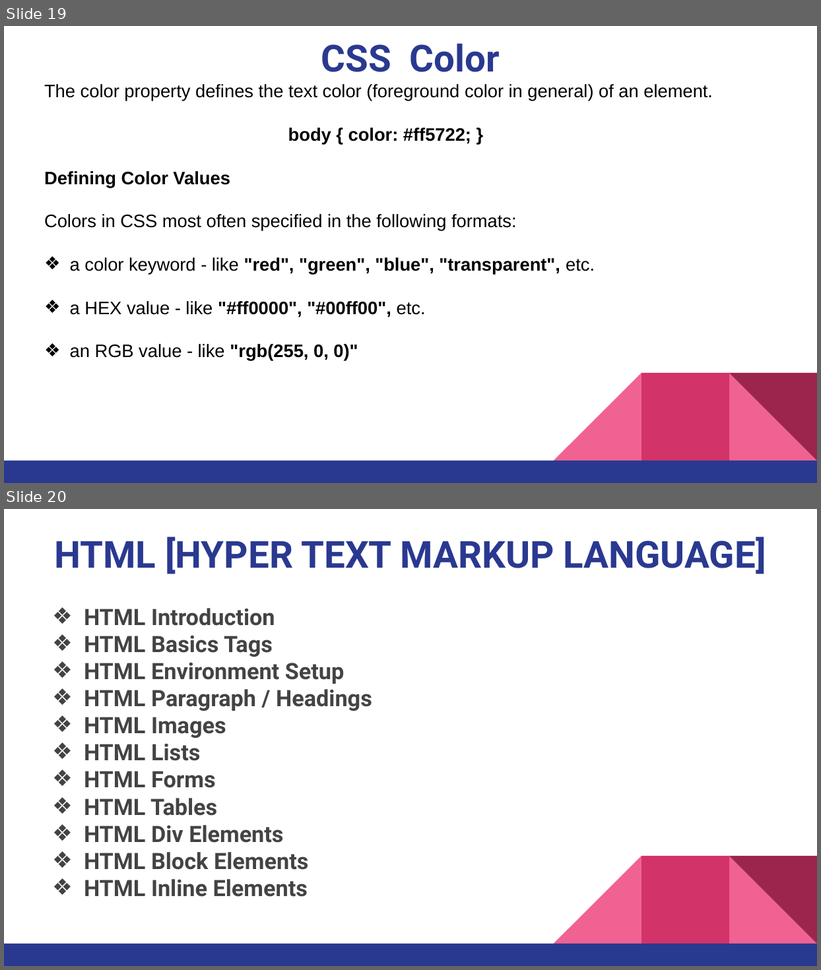
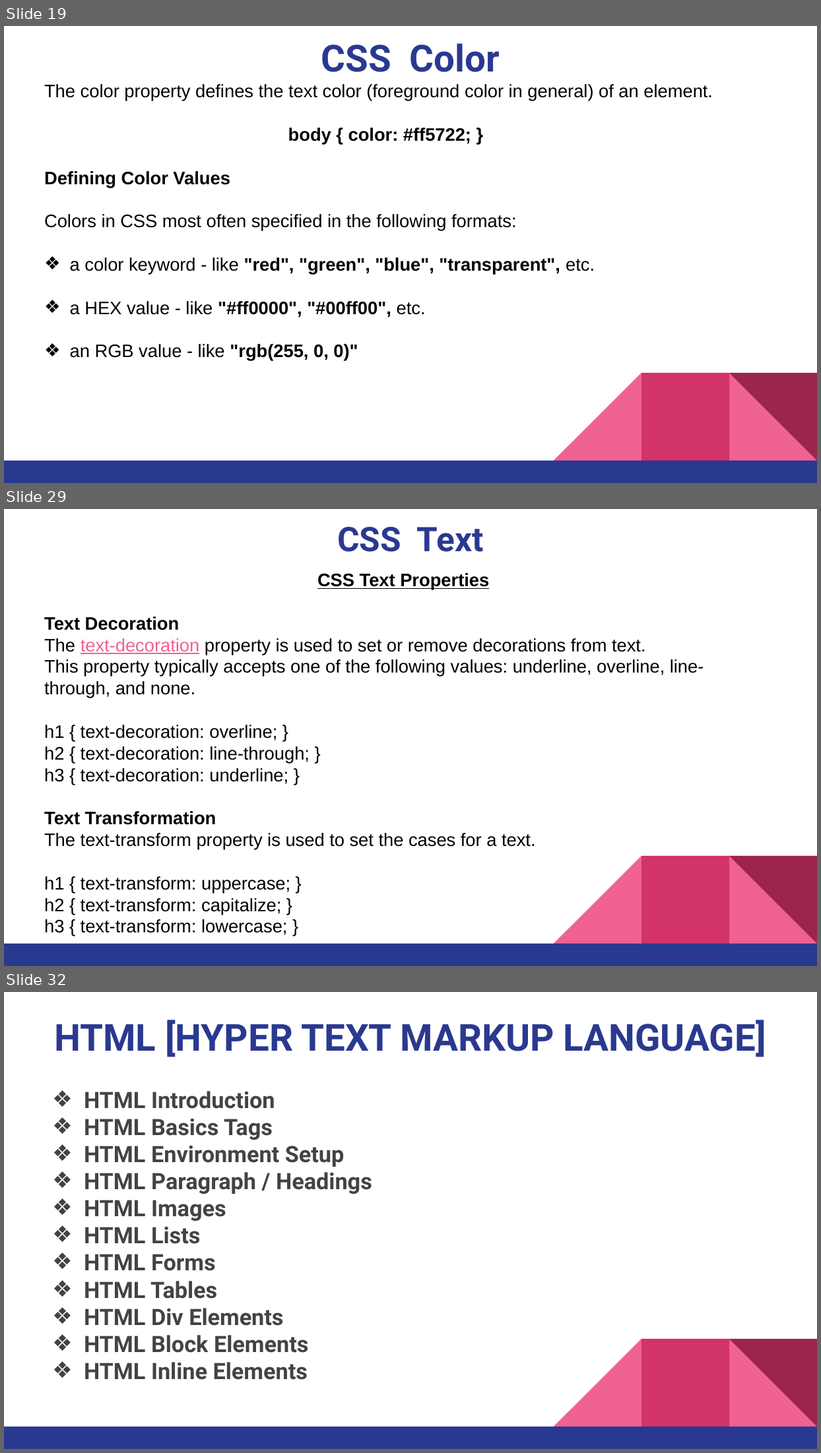
Before and after one commit to pnytrainingrepo/Webdevelopment, a slide deck: CSS Course.pptx. Shown one above the other, each under a label of ours: slides 19 and 20 before the commit, slides 19, 29 and 32 after it; the slides between them are not shown. The pictures are 821x970 and 821x1453 pixels, drawn with LibreOffice and Linux fonts; fonts in the diff are those of the drawing. Boxes give left, top, right and bottom in pixels: in the first picture for what was removed or moved away, otherwise in the second. Text is boxed around its words. In the diff, an @@ line names an element or a change of style, - is before the commit and + after.

```diff
--- a/CSS Course.pptx
+++ b/CSS Course.pptx
@@ slide 29 added at box(4, 509, 817, 966), background #FFFFFF; not listed: 5 template elements that a slide beside it also shows @@
@@ title added at box(337, 527, 484, 552), 30 pt, text #2A3990, bold @@
+CSS Text
@@ text added at box(44, 573, 704, 935), 16 pt, text #000000 @@
+CSS Text Properties
+Text Decoration
+The text-decoration property is used to set or remove decorations from text.
+This property typically accepts one of the following values: underline, overline, line-through, and none.
+h1 { text-decoration: overline; }
+h2 { text-decoration: line-through; }
+h3 { text-decoration: underline; }
+Text Transformation
+The text-transform property is used to set the cases for a text.
+h1 { text-transform: uppercase; }
+h2 { text-transform: capitalize; }
+h3 { text-transform: lowercase; }
@@ what was slide 20 is now slide 32 @@
```
Also in this commit, not shown: 11 other slides added, 18 other files.
